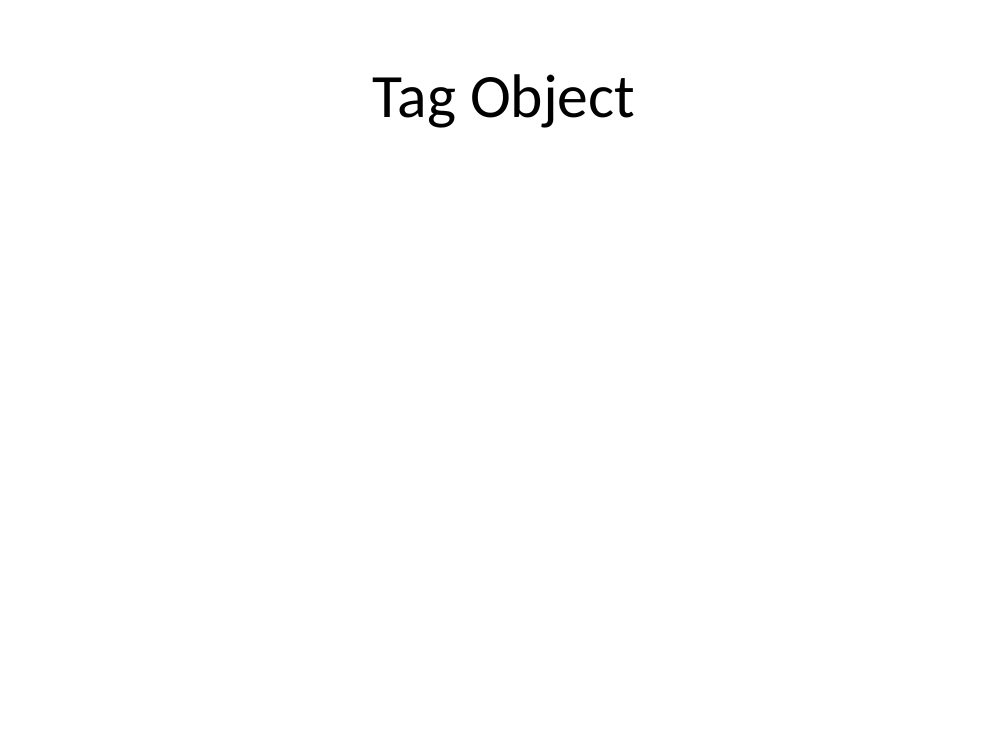
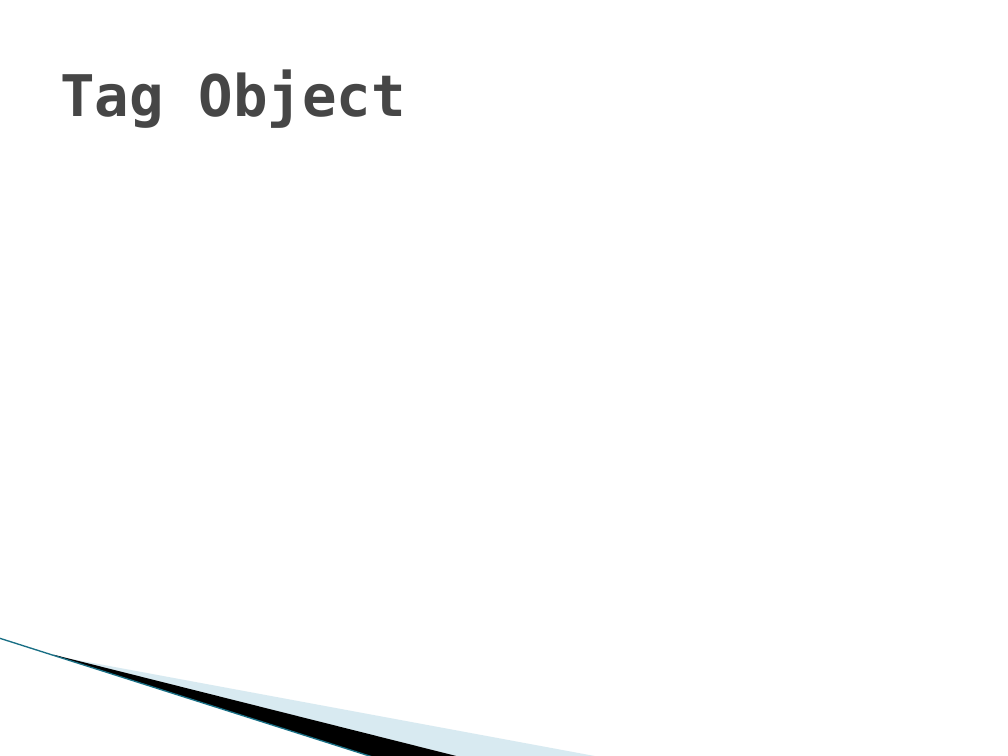
Before and after one commit to texnician/demo, a slide deck: slide 6 of ppt/Git.pptx. Drawn at 1008x756 pixels with LibreOffice and Linux fonts; fonts in the diff are those of the drawing; background and template pictures are left out. Boxes give left, top, right and bottom in pixels: in the first picture for what was removed or moved away, otherwise in the second. Text is boxed around its words. In the diff, an @@ line names an element or a change of style, - is before the commit and + after.

Commit message:
update ppt, tree object

```diff
--- a/ppt/Git.pptx
+++ b/ppt/Git.pptx
@@ title "Tag Object" at (60, 69, 406, 128): size 44 to 41 pt, font Calibri to DejaVu Sans Mono, text colour #000000 to #464646, bold on; alignment centre to left @@
@@ line added from (0, 638) to (374, 756), #97C5D8 0.95 pt @@
@@ freeform shape added at (53, 654, 461, 756), fill #000000 @@
@@ freeform shape added at (55, 655, 600, 756), fill #A0CBDC at 40% opacity @@
```
Also in this commit, not shown: 4 other slides changed, 2 slides added, 2 slides removed, 1 other file.
